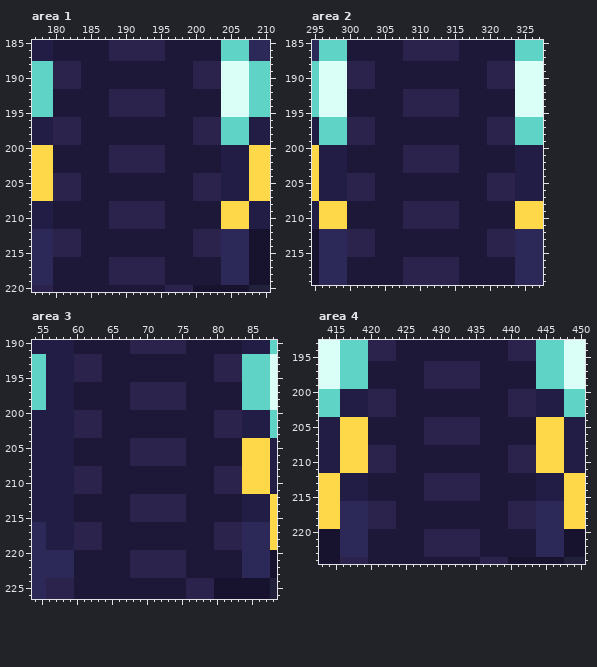
A pixel-art file gets an edit: tools/art/creatures/humoth/humoth_folha.aseprite. The picture above is the old version.
984x1104 pixels, 1 frame. Colours within 5 levels of each other are drawn and written as one. Shown: area 1: x 177..210, y 185..220; area 2: x 295..327, y 185..219; area 3: x 54..88, y 190..226; area 4: x 413..450, y 193..224. The commit also changed other parts of the picture, which this record leaves out.
The result:
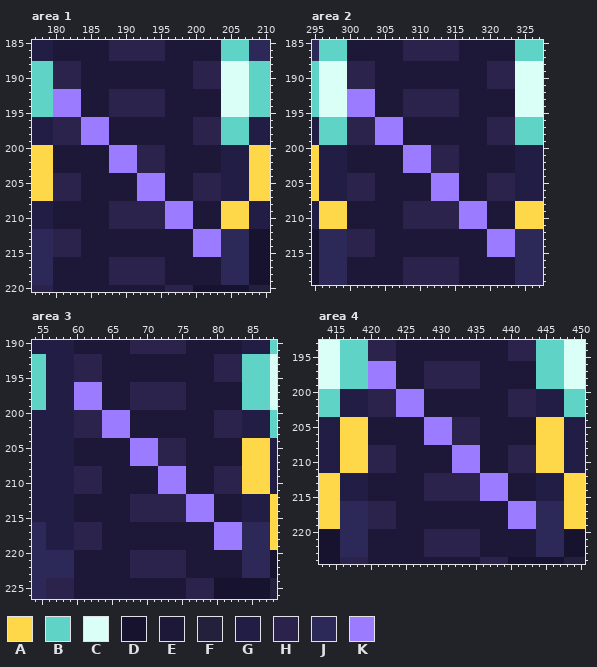
Palette (. is transparent): A #ffd84a  B #5fd3c6  C #d9fff6  D #17122d  E #1d1738  F #21213c  G #211d45  H #2b234b  J #2c2858  K #9b7bff
The exact change:
Area 1:
The author changed colour E to colour K in rows 192 to 195 at x 180 to 183; in rows 196 to 199 at x 184 to 187; in rows 204 to 207 at x 192 to 195; in rows 208 to 211 at x 196 to 199.
The author changed colour H to colour K in rows 200 to 203 at x 188 to 191; in rows 212 to 215 at x 200 to 203.
Area 2:
The author changed colour E to colour K in rows 192 to 195 at x 300 to 303; in rows 196 to 199 at x 304 to 307; in rows 204 to 207 at x 312 to 315; in rows 208 to 211 at x 316 to 319.
The author changed colour H to colour K in rows 200 to 203 at x 308 to 311; in rows 212 to 215 at x 320 to 323.
Area 3:
The author changed colour E to colour K in rows 196 to 199 at x 60 to 63; in rows 200 to 203 at x 64 to 67; in rows 208 to 211 at x 72 to 75; in rows 212 to 215 at x 76 to 79.
The author changed colour H to colour K in rows 204 to 207 at x 68 to 71; in rows 216 to 219 at x 80 to 83.
Area 4:
The author changed colour E to colour K in rows 196 to 199 at x 420 to 423; in rows 200 to 203 at x 424 to 427; in rows 208 to 211 at x 432 to 435; in rows 212 to 215 at x 436 to 439.
The author changed colour H to colour K in rows 204 to 207 at x 428 to 431; in rows 216 to 219 at x 440 to 443.
Changed places in both pictures, as pixel boxes (x1, y1, x2, y2):
changed: (53, 89, 221, 257)
changed: (347, 89, 515, 257)
changed: (74, 382, 242, 550)
changed: (368, 361, 536, 529)
